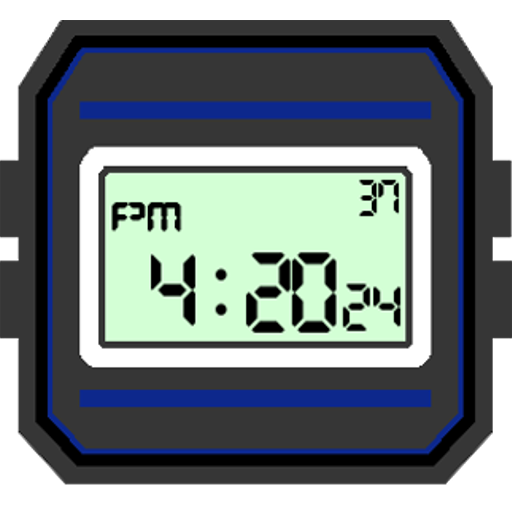
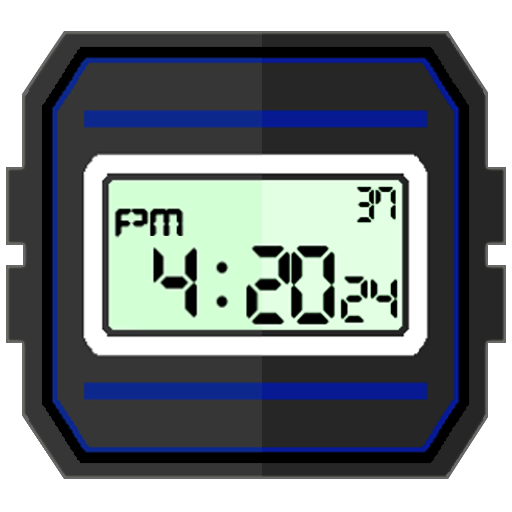
The second w=512, h=512 image is a revision of the first. Changes to its layers:
removed layer "Background copy #1" over [0, 20, 512, 485]
removed layer "Background copy" over [0, 20, 512, 485]
added layer "icon" above "Layer 2 copy" over [6, 30, 506, 480]
added layer "Layer 2 copy" above "Layer 2" over [0, 20, 512, 485]
